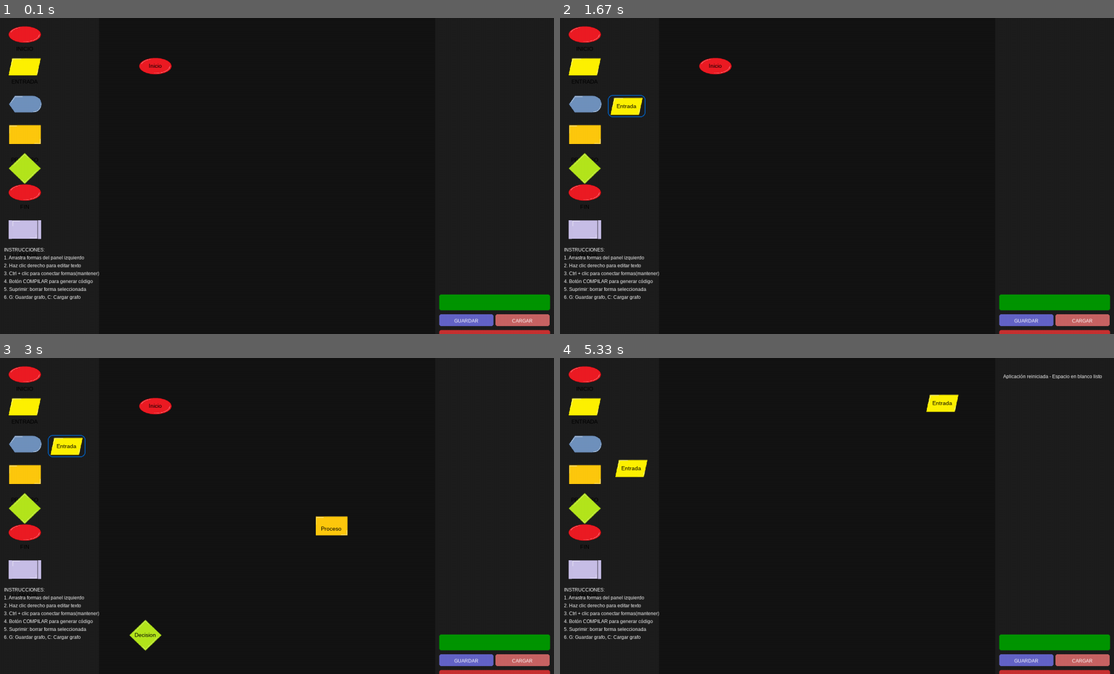
Above: before the commit, frames 1-4 (two rows, left to right).
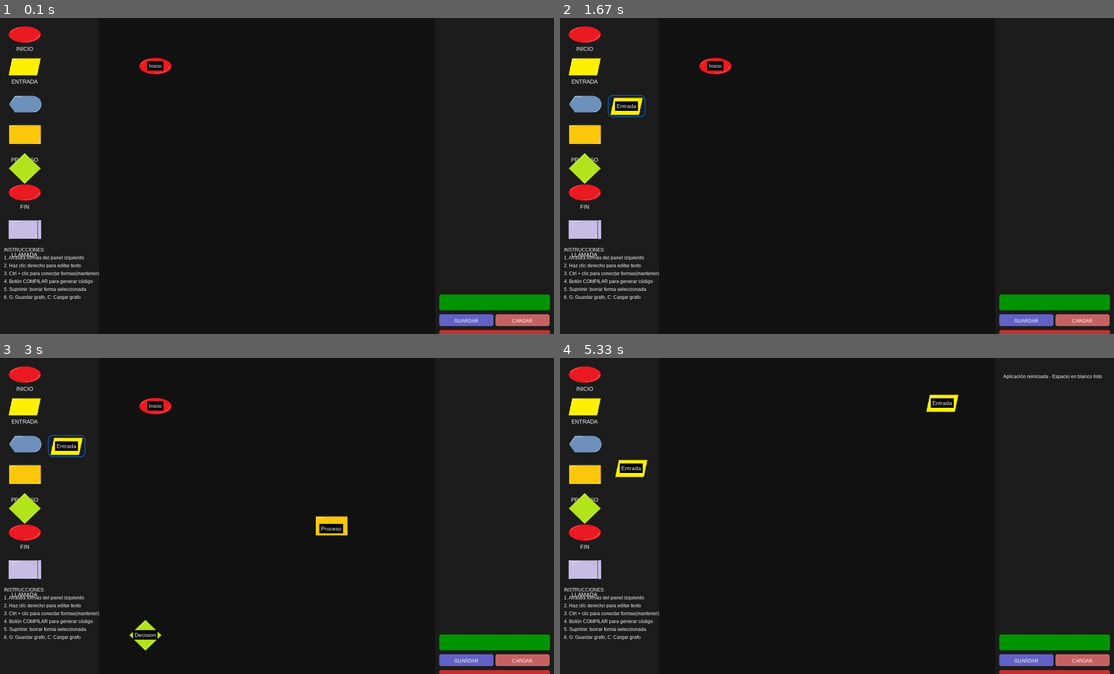
Above: after the commit, the same moments.

Repository: JuanMaCE/Compiladores
Game: pygame game, started from visual/prueba imagenes.py
Two runs of this game, one before a commit and one after it. Both use one fixed random seed, a clock stepped at 60 frames per second and the inputs below.
Inputs (mouse positions are in pixels of both pictures, inside the frame that each line leads up to):
- Up to frame 1 (0.1 s): no input
- Up to frame 2 (1.67 s): click (582, 65) at 0.38 s; click (1030, 210) at 0.72 s; click (842, 210) at 1.05 s; press the mouse at (842, 210) at 1.37 s; move the mouse to (737, 157) at 1.47 s; release the mouse at (626, 106) at 1.6 s
- Up to frame 3 (3 s): tap Ctrl at 1.67 s; press the mouse at (22, 506) at 2.03 s; move the mouse to (83, 572) at 2.13 s; release the mouse at (144, 636) at 2.27 s; press the mouse at (22, 572) at 2.37 s; move the mouse to (60, 509) at 2.47 s; release the mouse at (99, 446) at 2.6 s; press the mouse at (22, 478) at 2.7 s; move the mouse to (177, 503) at 2.8 s; release the mouse at (332, 528) at 2.93 s
- Up to frame 4 (5.33 s): press the mouse at (582, 572) at 3.03 s; move the mouse to (731, 519) at 3.13 s; release the mouse at (875, 465) at 3.27 s; press the mouse at (1053, 670) at 3.37 s; move the mouse to (892, 538) at 3.47 s; release the mouse at (731, 405) at 3.6 s; tap C at 3.67 s; press the mouse at (582, 531) at 4.03 s; move the mouse to (792, 550) at 4.13 s; release the mouse at (1003, 572) at 4.27 s; right-click (659, 550) at 4.38 s; press the mouse at (582, 405) at 4.7 s; move the mouse to (764, 405) at 4.8 s; release the mouse at (942, 402) at 4.93 s; press the mouse at (582, 405) at 5.03 s; move the mouse to (609, 437) at 5.13 s; release the mouse at (632, 468) at 5.27 s

The runs differ from the first frame. In frame 1, 0.2% of the frame differs, in the area x 2-30%, y 9-76%; in frame 2, 0.4%; in frame 3, 0.7%, in the area x 2-62%, y 9-90%; in frame 4, 0.4%.

Commit message:
se agergo para que sea mas legible

Diff:
--- a/visual/prueba imagenes.py
+++ b/visual/prueba imagenes.py
@@ -22,7 +22,7 @@
 DARK_BG = (0, 0, 0)  # Black background
 PANEL_COLOR = (30, 30, 30)  # Dark gray panels
 TEXT_COLOR = (255, 255, 255)  # White text (general)
-SHAPE_TEXT_COLOR = (0, 0, 0)  # Black text for shapes
+SHAPE_TEXT_COLOR = (255, 255, 255)  # Black text for shapes
 ACCENT_COLOR = (0, 100, 200)  # Blue for selection
 SHAPE_COLOR = (200, 200, 200)  # Default shape color
 
@@ -193,18 +193,43 @@
         # Draw image
         surface.blit(self.image, (self.x, self.y))
 
-        # Draw text in black
+        # Draw text with black background
         font = pygame.font.SysFont('Arial', 14)
+
         if self.editing:
-            text = font.render(self.edit_text, True, (255, 0, 0))  # Red when editing
+            text = font.render(self.edit_text, True, (255, 255, 255))  # White text when editing
+            # Draw editing background (light gray)
             pygame.draw.rect(surface, (240, 240, 240),
                              (self.x + 5, self.y + self.height // 2 - 10,
                               self.width - 10, 20))
+            text_rect = text.get_rect(center=(self.x + self.width // 2, self.y + self.height // 2))
+
+            # Draw black background behind editing text
+            padding = 4
+            bg_rect = pygame.Rect(
+                text_rect.x - padding,
+                text_rect.y - padding,
+                text_rect.width + padding * 2,
+                text_rect.height + padding * 2
+            )
+            pygame.draw.rect(surface, (0, 0, 0), bg_rect)
+
+            surface.blit(text, text_rect)
         else:
             text = font.render(self.texto, True, SHAPE_TEXT_COLOR)
-
-        text_rect = text.get_rect(center=(self.x + self.width // 2, self.y + self.height // 2))
-        surface.blit(text, text_rect)
+            text_rect = text.get_rect(center=(self.x + self.width // 2, self.y + self.height // 2))
+
+            # Draw black background for normal text
+            padding = 4
+            bg_rect = pygame.Rect(
+                text_rect.x - padding,
+                text_rect.y - padding,
+                text_rect.width + padding * 2,
+                text_rect.height + padding * 2
+            )
+            pygame.draw.rect(surface, (0, 0, 0), bg_rect)
+
+            surface.blit(text, text_rect)
 
         # Highlight selection
         if self.selected:
